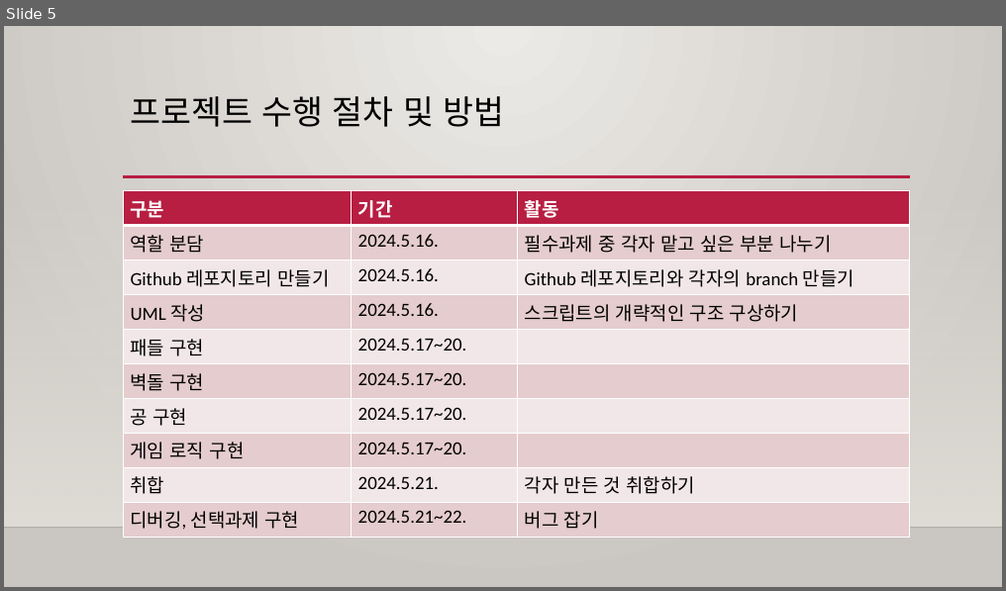
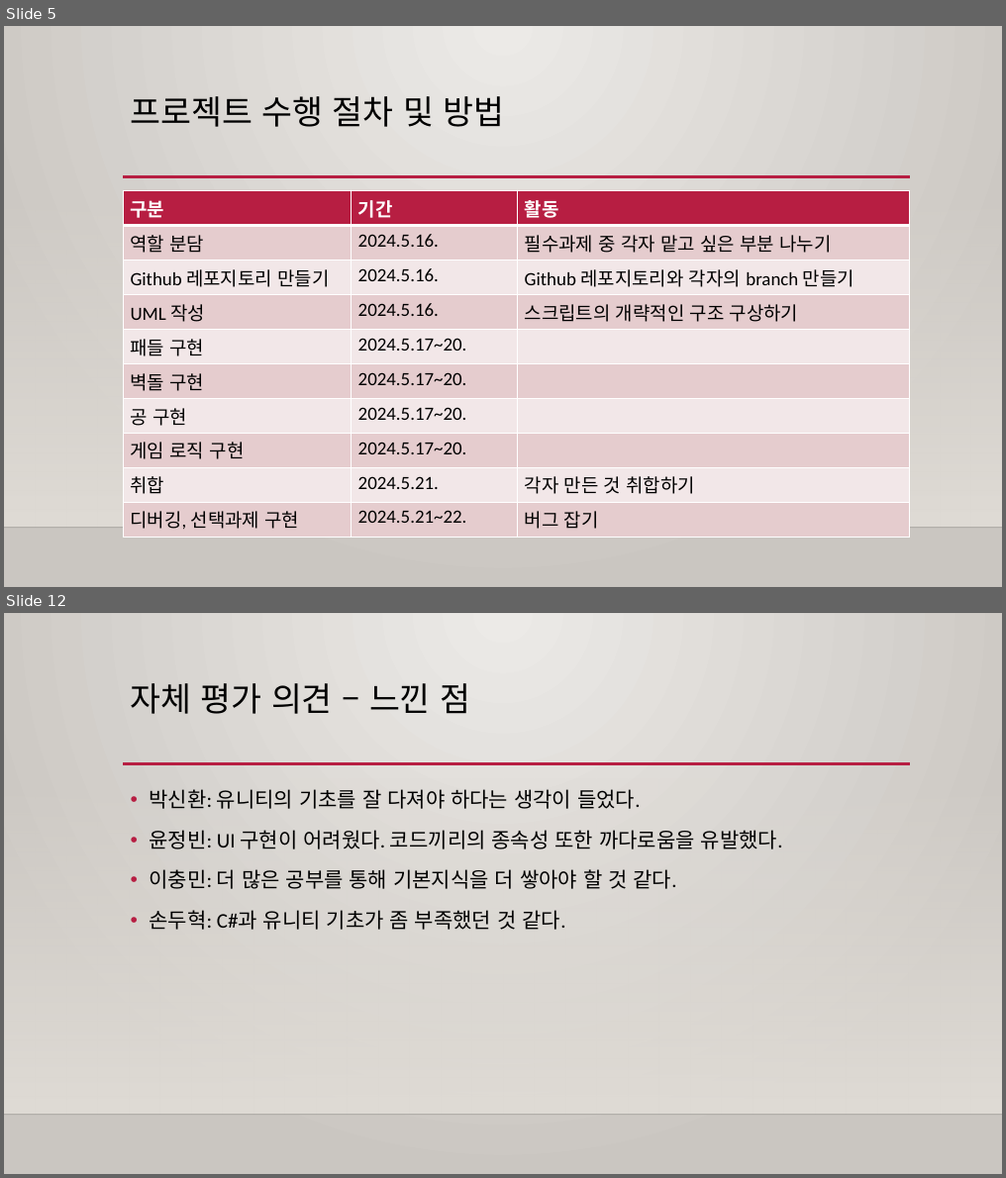
Before and after one commit to Bin2y/Break-Out, a slide deck: 결과보고서_B11팀(벽돌깨기).pptx. Shown one above the other, each under a label of ours: slide 5 before the commit, slides 5 and 12 after it; the slides between them are not shown. The pictures are 1006x591 and 1006x1178 pixels, drawn with LibreOffice and Linux fonts; fonts in the diff are those of the drawing; background and template pictures are left out. Boxes give left, top, right and bottom in pixels: in the first picture for what was removed or moved away, otherwise in the second. Text is boxed around its words. In the diff, an @@ line names an element or a change of style, - is before the commit and + after.

```diff
--- a/결과보고서_B11팀(벽돌깨기).pptx
+++ b/결과보고서_B11팀(벽돌깨기).pptx
@@ slide 12 added at (4, 613, 1002, 1174), background gradient #ECEAE7 to #CAC7C1; not listed: 3 template elements that a slide beside it also shows @@
@@ title added at (131, 683, 470, 714), 32 pt, text #000000 @@
+자체 평가 의견 – 느낀 점
@@ text added at (149, 789, 783, 930), 20 pt, text #000000 @@
+• 박신환: 유니티의 기초를 잘 다져야 하다는 생각이 들었다.
+• 윤정빈: UI 구현이 어려웠다. 코드끼리의 종속성 또한 까다로움을 유발했다.
+• 이충민: 더 많은 공부를 통해 기본지식을 더 쌓아야 할 것 같다.
+• 손두혁: C#과 유니티 기초가 좀 부족했던 것 같다.
```
Also in this commit, not shown: 7 slides changed, 3 other slides added.
